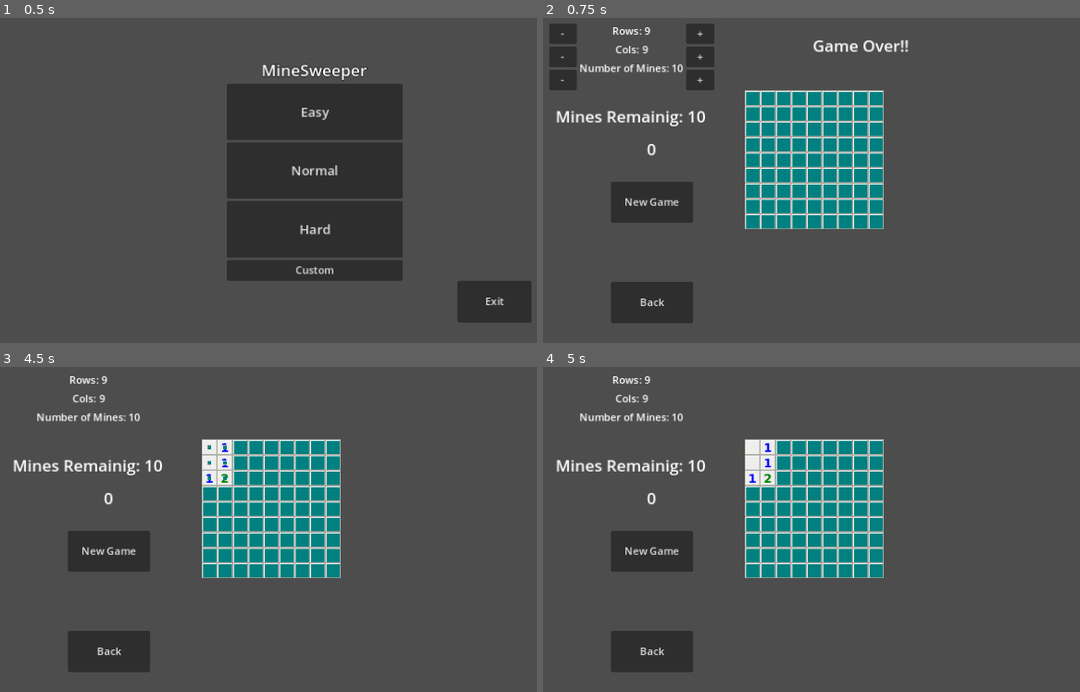
Above: before the commit, frames 1-4 (two rows, left to right).
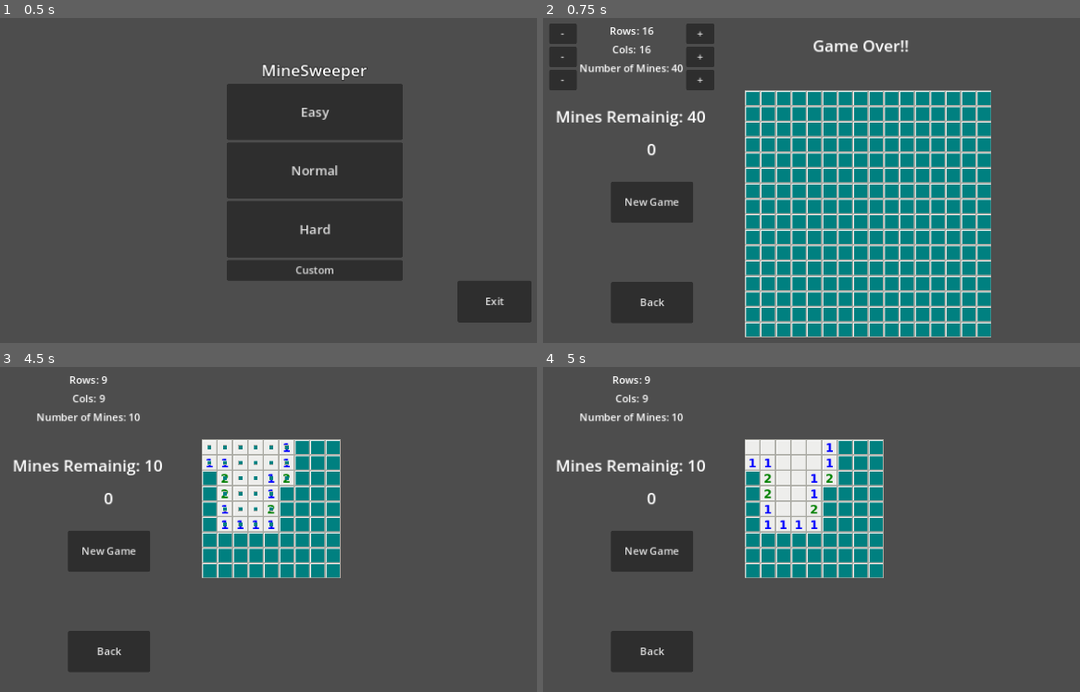
Above: after the commit, the same moments.

Repository: PudWin14/Go_Minas
Game: Godot game, scene res://Scenes/main.tscn
The game is run twice, just before and just after one commit, with the same random seed, the same clock (stepped at 60 frames per second) and the same inputs.
Inputs (mouse positions are in pixels of both pictures, inside the frame that each line leads up to):
- Up to frame 1 (0.5 s): no input
- Up to frame 2 (0.75 s): click "Custom" at 0.5 s
- Up to frame 3 (4.5 s): click "Back" at 1.25 s; click "Easy" at 2 s; click "New Game" at 2.75 s; click "New Game" at 3.5 s; click (209, 448) at 4.25 s
- Up to frame 4 (5 s): no input

Frame 1 is identical in both runs. In frame 2, 24% of the frame differs, in the area x 12-84%, y 2-99%; in frame 3, 2.6%; in frame 4, 2.8%.

Commit message:
Updated default size on custom level

Diff:
--- a/Scenes/main.gd
+++ b/Scenes/main.gd
@@ -28,9 +28,9 @@
 
 
 func _on_custom_button_pressed():
-	GlobalVariables.new_max_cols = 9
-	GlobalVariables.new_max_rows = 9
-	GlobalVariables.new_num_mines = 10
+	GlobalVariables.new_max_cols = 16
+	GlobalVariables.new_max_rows = 16
+	GlobalVariables.new_num_mines = 40
 	GlobalVariables.new_game()
 	GlobalVariables.custom = true
 	get_tree().change_scene_to_file("res://Scenes/game.tscn")
